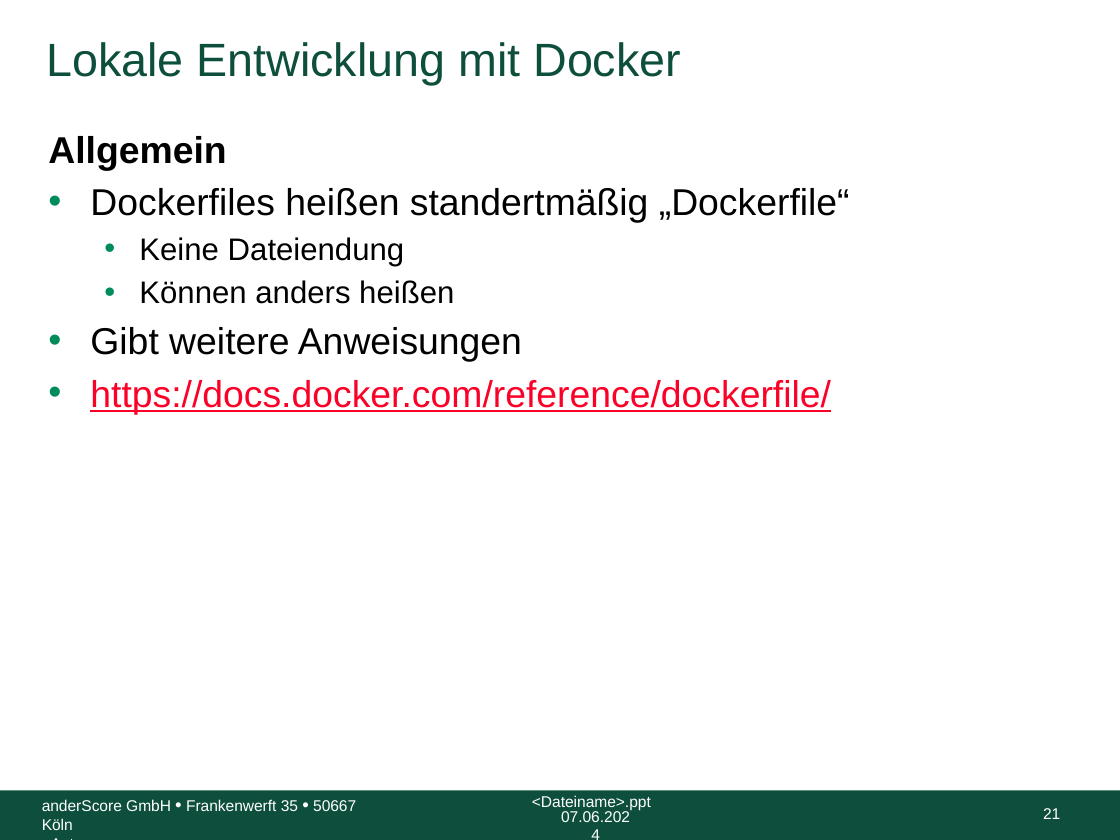
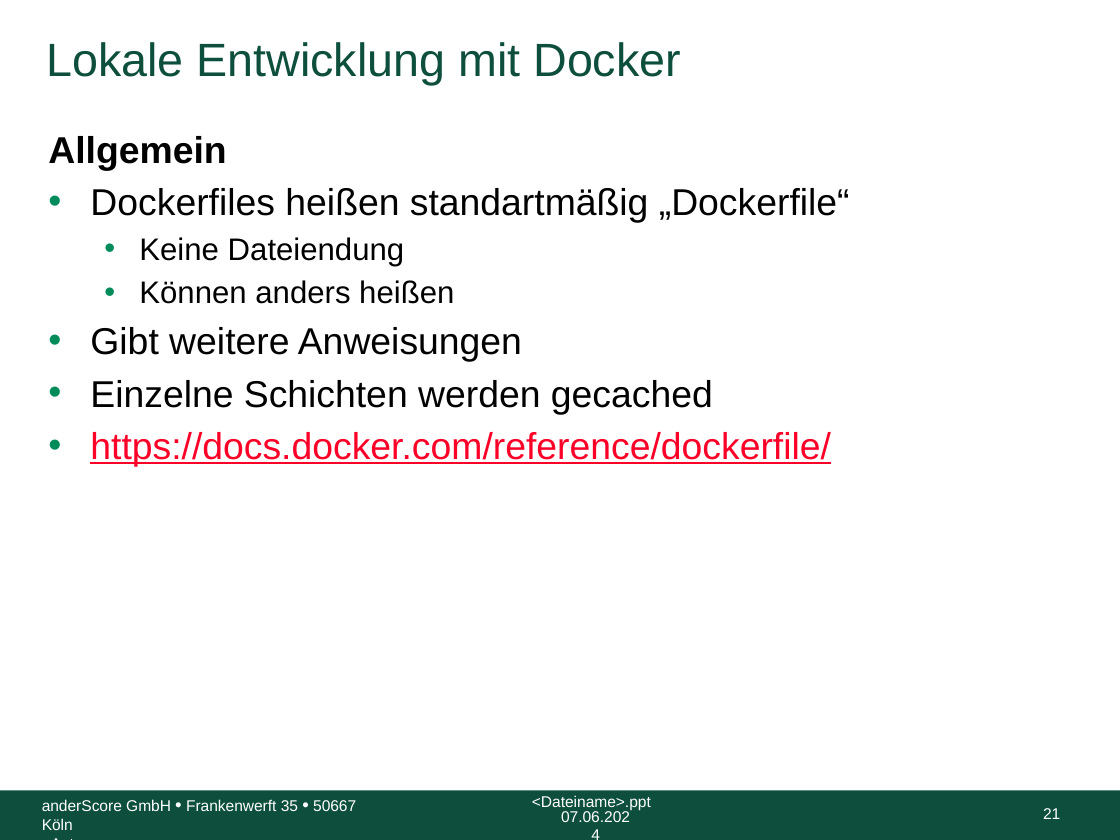
Before and after one commit to anderscore-gmbh/gitlab, a slide deck: slide 21 of slides/Tag-3_2-Docker.pptx. Drawn at 1120x840 pixels with LibreOffice and Linux fonts; fonts in the diff are those of the drawing; background and template pictures are left out. Boxes give left, top, right and bottom in pixels: in the first picture for what was removed or moved away, otherwise in the second. Text is boxed around its words. In the diff, an @@ line names an element or a change of style, - is before the commit and + after.

Commit message:
Typos und Notizen 3-2 Docker

```diff
--- a/slides/Tag-3_2-Docker.pptx
+++ b/slides/Tag-3_2-Docker.pptx
@@ text at box(90, 188, 850, 223): text changed @@
-• Dockerfiles heißen standertmäßig „Dockerfile“
+• Dockerfiles heißen standartmäßig „Dockerfile“
@@ text at box(90, 380, 713, 414): paragraph added @@
+• Einzelne Schichten werden gecached
```
Also in this commit, not shown: 4 other slides changed.
